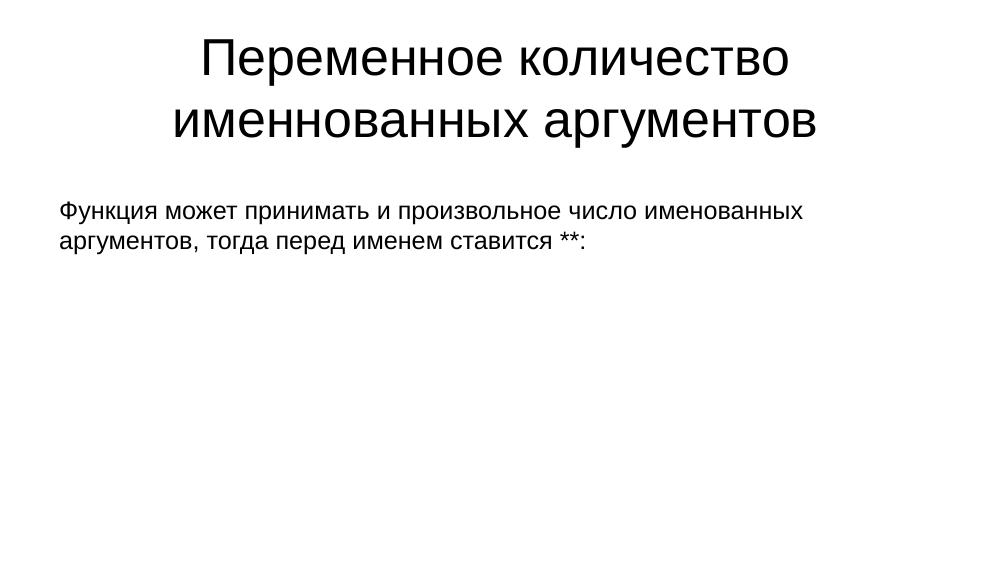
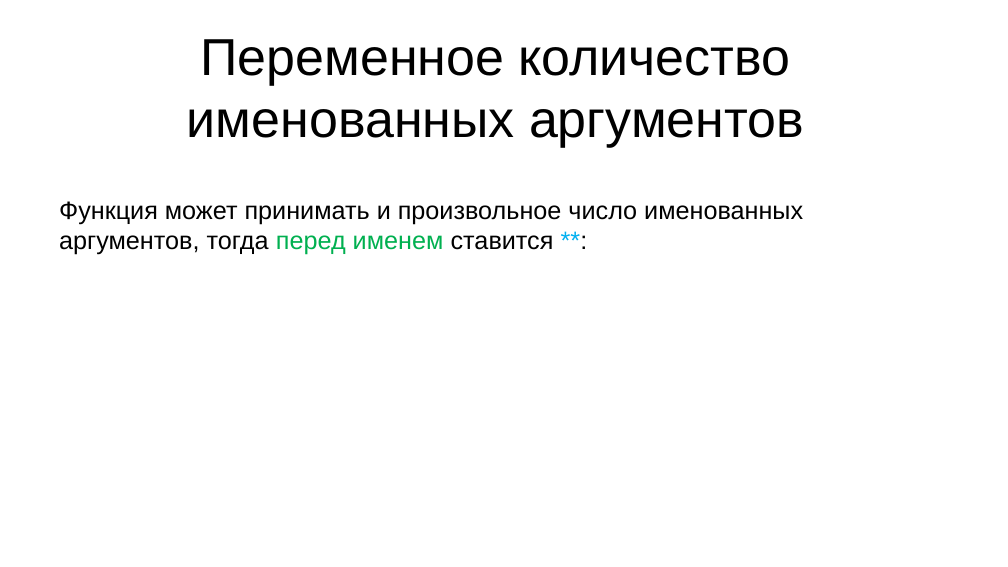
Before and after one commit to maxchv/LearnPython, a slide deck: slide 12 of week04/07.Functions2.pptx (slide 7 before the commit). Drawn at 1008x567 pixels with LibreOffice and Linux fonts; fonts in the diff are those of the drawing. Boxes give left, top, right and bottom in pixels: in the first picture for what was removed or moved away, otherwise in the second. Text is boxed around its words. In the diff, an @@ line names an element or a change of style, - is before the commit and + after.

```diff
--- a/week04/07.Functions2.pptx
+++ b/week04/07.Functions2.pptx
@@ title at (187, 39, 804, 148): text changed @@
-Переменное количество именнованных аргументов
+Переменное количество именованных аргументов
@@ text "Функция может принимать и произвольное ..." at (59, 201, 803, 255): text colour #000000 to #00B050 in "перед именем"; text colour #000000 to #00B0F0 in "**:" @@
```
Also in this commit, not shown: 4 other slides changed, 6 slides added, 5 slides removed, 1 other file.
